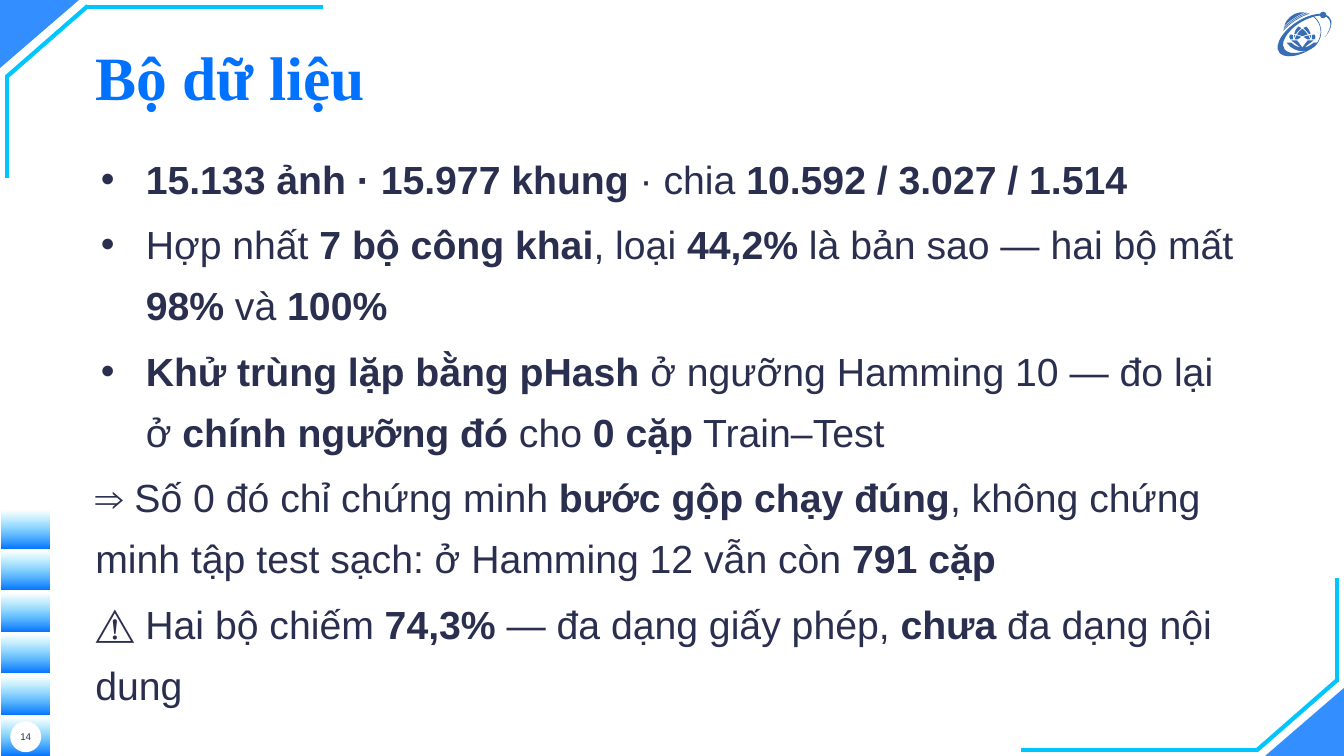
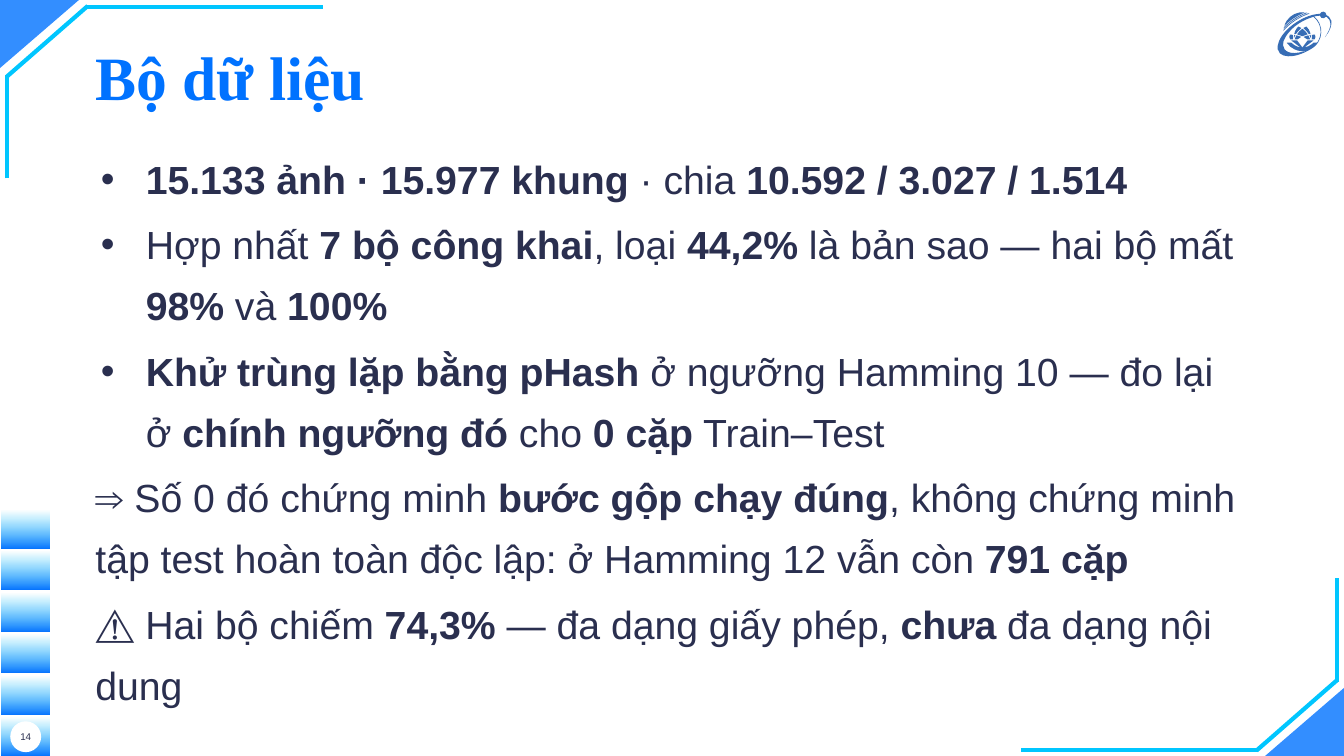
Before and after one commit to hieunguyen2604/alpr-do-an-mon-hoc, a slide deck: slide 14 of docs/slides/slides.pptx. Drawn at 1344x756 pixels with LibreOffice and Linux fonts; fonts in the diff are those of the drawing; background and template pictures are left out. Boxes give left, top, right and bottom in pixels: in the first picture for what was removed or moved away, otherwise in the second. Text is boxed around its words. In the diff, an @@ line names an element or a change of style, - is before the commit and + after.

```diff
--- a/docs/slides/slides.pptx
+++ b/docs/slides/slides.pptx
@@ text at box(95, 482, 1235, 581): text changed @@
-⇒ Số 0 đó chỉ chứng minh bước gộp chạy đúng, không chứng minh tập test sạch: ở Hamming 12 vẫn còn 791 cặp
+⇒ Số 0 đó chứng minh bước gộp chạy đúng, không chứng minh tập test hoàn toàn độc lập: ở Hamming 12 vẫn còn 791 cặp
```
Also in this commit, not shown: 14 other slides changed, 3 other files.
